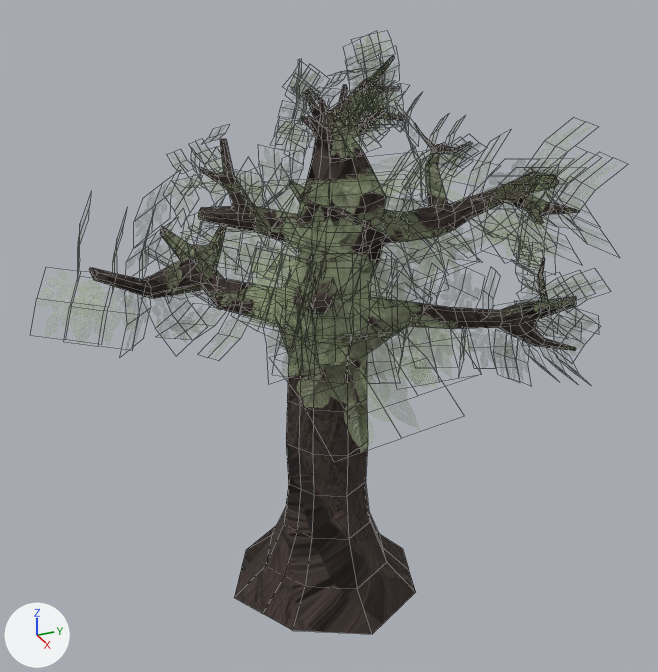
Renders of the FBX model Assets/Models/Arbol_2/Arbol_2.fbx from each side of a commit.
Camera for both pictures: a camera (50 mm lens) standing at (520.5, -119.3, 38.7) and looking at (488.3, -104.8, 22.6). Arrows for +X, +Y and +Z are at lower left; the lights stay in place. Mesh edges are drawn as thin lines.

In view in the first picture: 'Arbol_1'.
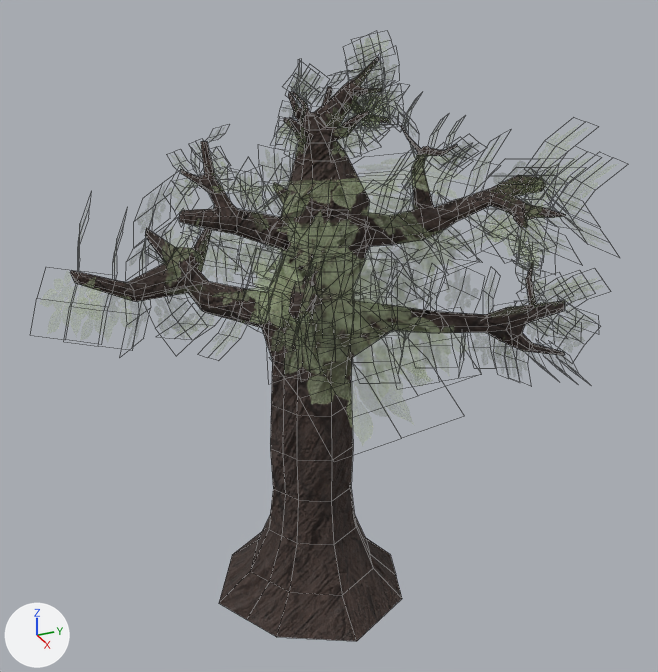
The newer file is also turned or shifted as a whole; pictures and numbers use the older file's frame.

Edits to the bpy script that builds the scene:
```text
Change me_cube_004:
    where me_cube_004.from_pydata(...)  # 3136 vertices, 1587 faces; spans x -9.6..8.8, y -11.6..12.4, z -0.3..24.2
    used by ob_arbol_1; location = (488.73, -104.99, 10.75)
    me_cube_004 part 1: the loose piece of 820 vertices spanning x -7.8..6.4, y -9.0..11.2, z -0.3..23.2 is moved by (0.1, -0.8, 0.0)
    me_cube_004 part 2: texture (UV) coordinates of 1587 of 1587 faces, centred in x -8.9..7.8, y -10.8..11.7, z 0.4..23.7, changed; they spanned u 0.0..1.0, v -0.04..1.0 and now span u 0.0..1.0, v 0.0..1.0
```

Changed parts and their boxes [x1, y1, x2, y2] in the pictures (658 x 672 px; the box of a moved part takes in the faces that stretch with it):
'Arbol_1', reshaped: before [48, 44, 599, 634]; after [50, 45, 599, 641]
part 1 of me_cube_004, moved or reshaped: before [89, 56, 580, 634]; after [70, 57, 565, 641]
part 2 of me_cube_004, surface changed: before [48, 44, 599, 429]; after [50, 45, 599, 438]
